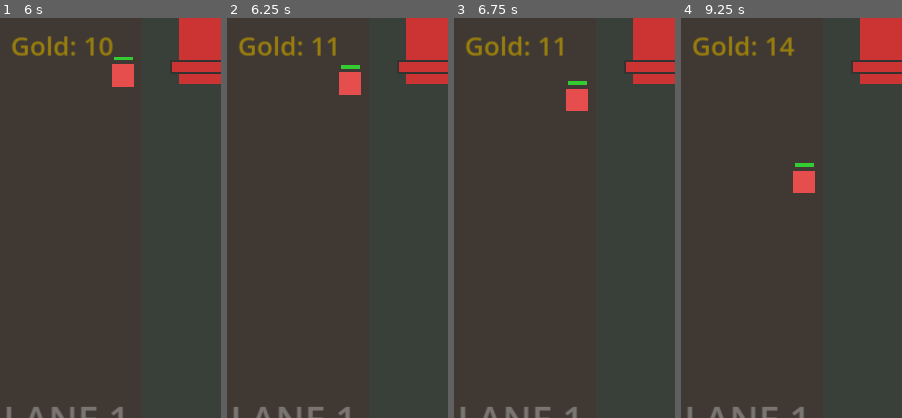
Above: before the commit, frames 1-4 (left to right).
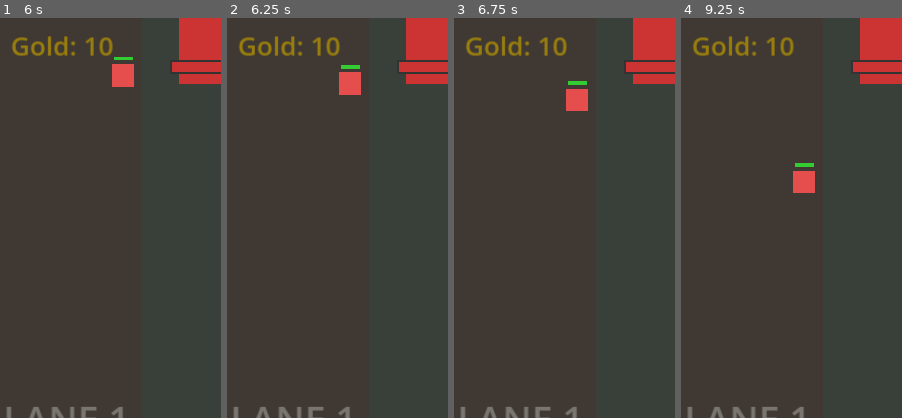
Above: after the commit, the same moments.

Repository: markroadley/godot-hello
Game: Godot game, scene res://scenes/gameplay.tscn
Same seed, same stepped clock (60 frames per second), same inputs: the game is played once before the commit and once after it.
Inputs (mouse positions are % of the whole screen's width and height, from its top left):
- Up to frame 1 (6 s): tap Enter at 0.5, 2, 3.5 s; move the mouse to (71, 45) at 0.52 s; click (71, 45) at 0.67 s; tap Space at 1.25, 2.75, 4.25 s; move the mouse to (29, 55) at 1.27 s; click (29, 55) at 1.42 s; move the mouse to (59, 28) at 2.02 s; click (59, 28) at 2.17 s; move the mouse to (44, 70) at 2.77 s; click (44, 70) at 2.92 s; move the mouse to (80, 65) at 3.52 s; click (80, 65) at 3.67 s; move the mouse to (19, 35) at 4.27 s; click (19, 35) at 4.42 s; move the mouse to (54, 50) at 5.02 s; click (54, 50) at 5.17 s; move the mouse to (34, 25) at 5.77 s; click (34, 25) at 5.92 s
- Up to frame 2 (6.25 s): no input
- Up to frame 3 (6.75 s): move the mouse to (71, 45) at 6.52 s; click (71, 45) at 6.67 s
- Up to frame 4 (9.25 s): move the mouse to (29, 55) at 7.27 s; click (29, 55) at 7.42 s; move the mouse to (59, 28) at 8.02 s; click (59, 28) at 8.17 s; move the mouse to (44, 70) at 8.77 s; click (44, 70) at 8.92 s
The pictures show only the part of the screen within x 0-50%, y 0-50%; the shares and areas given below are measured in that part.

Frame 1 is identical in both runs. In frame 2, 0.2% of the frame differs, in the area x 44-52%, y 4-10%; in frame 3, 0.2%; in frame 4, 0.2%.
Error in both runs: Invalid access to property or key 'team' on a base object of type 'Node'. (res://src/units/mini.gd:69)

Commit message:
Gold cap at 10, debug input

Diff:
--- a/scenes/gameplay.gd
+++ b/scenes/gameplay.gd
@@ -62,24 +62,23 @@
 	# Handle both mouse and touch
 	if event is InputEventMouseButton:
 		if event.button_index == MOUSE_BUTTON_LEFT and event.pressed:
+			print("Mouse click at: ", event.position)
 			_handle_tap(event.position)
 	elif event is InputEventScreenTouch:
 		if event.pressed:
+			print("Touch at: ", event.position)
 			_handle_tap(event.position)
 
 func _handle_tap(screen_pos: Vector2):
-	# Check if tap is in the game area (not on UI)
-	# Game area is top part, UI is bottom 120px
-	var game_height = 854 - 120  # Total height minus UI
-
-	if screen_pos.y > game_height:
-		# Tap is on UI, ignore
-		return
+	print("Handle tap at: ", screen_pos, " selected: ", selected_mini_data)
 
 	if selected_mini_data.is_empty():
+		print("No mini selected")
 		return
 
 	var cost = selected_mini_data.get("cost", 3)
+	print("Cost: ", cost, " gold: ", gold_manager.gold)
+
 	if gold_manager.spend(cost):
 		# Determine lane from tap position
 		var lane = int(screen_pos.x / 160)
--- a/scenes/gameplay.tscn
+++ b/scenes/gameplay.tscn
@@ -162,6 +162,7 @@
 offset_bottom = -10.0
 grow_horizontal = 2
 grow_vertical = 0
+mouse_filter = 2
 script = ExtResource("3")
 
 [node name="HandContainer" type="HBoxContainer" parent="DeploymentUI"]
--- a/src/systems/gold_manager.gd
+++ b/src/systems/gold_manager.gd
@@ -40,6 +40,9 @@
 	var amount_int = int(amount)
 	if amount_int > 0:
 		gold += amount_int
+		# Cap gold at 10
+		if gold > 10:
+			gold = 10
 		gold_changed.emit(gold)
 
 func spend(amount: int) -> bool:
